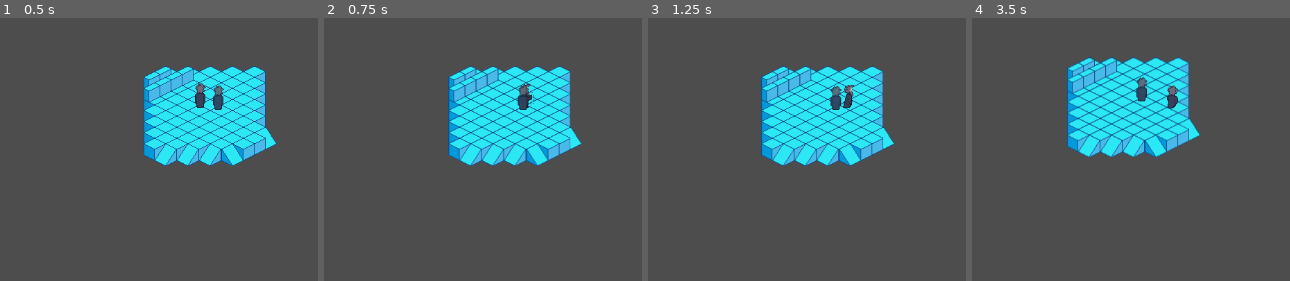
Above: before the commit, frames 1-4 (left to right).
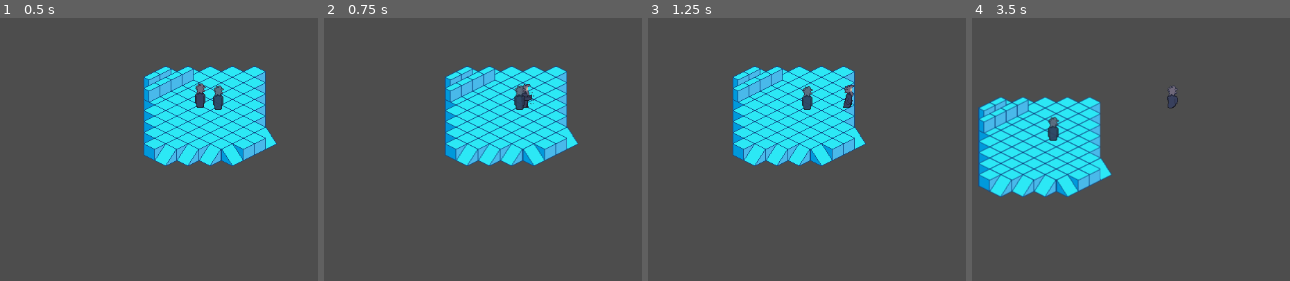
Above: after the commit, the same moments.

Repository: seanj29/LostEchoes
Game: Godot game, scene res://Scenes/Main.tscn
Same seed, same stepped clock (60 frames per second), same inputs: the game is played once before the commit and once after it.
Inputs:
- Up to frame 1 (0.5 s): no input
- Up to frame 2 (0.75 s): tap Enter at 0.5 s; hold Right (Right) from 0.53 s (still down); tap Space (Attack) at 0.6 s
- Up to frame 3 (1.25 s): keep holding Right (Right)
- Up to frame 4 (3.5 s): release Right (Right) at 1.28 s; hold Down (Down) 1.28-2.03 s; tap Space (Attack) at 1.35, 2.1, 2.85 s; hold Right (Right) 2.03-2.78 s; hold Up (Up) from 2.78 s (still down)

Frame 1 is identical in both runs. In frame 2, 7.4% of the frame differs, in the area x 38-82%, y 18-57%; in frame 3, 13%; in frame 4, 24%, in the area x 1-72%, y 14-69%.

Commit message:
god I love refactoring

Diff:
--- a/Scenes/PlayerCharacter.tscn
+++ b/Scenes/PlayerCharacter.tscn
@@ -16,7 +16,7 @@
 
 [node name="Sprite" type="AnimatedSprite2D" parent="."]
 sprite_frames = ExtResource("3_u33lu")
-animation = &"Attack_NE"
+animation = &"Idle_S"
 
 [node name="CollisionShape2D" type="CollisionShape2D" parent="."]
 position = Vector2(0, 18.5)
--- a/Scripts/GhostScripts/ghost_movement.gd
+++ b/Scripts/GhostScripts/ghost_movement.gd
@@ -91,5 +91,10 @@
 	return calc_direction_vector(ActionsState)
 
 
-func attack_state() -> void:
-	is_attacking = calc_attack_state(ActionsState)
+func attack_state() -> bool:
+	var attack_state_var = calc_attack_state(ActionsState)
+	if attack_state_var:
+		attack_pressed.emit()
+		return true
+	else:
+		return false
--- a/Scripts/PlayerScripts/player_movement.gd
+++ b/Scripts/PlayerScripts/player_movement.gd
@@ -58,9 +58,9 @@
 	return Input.get_vector("Left", "Right", "Up", "Down")
 
 
-func attack_state() -> void:
-
+func attack_state() -> bool:
 	if Input.is_action_just_pressed("Attack"):
-		is_attacking = true
+		attack_pressed.emit()
+		return true
 	else:
-		is_attacking = false
+		return false
--- a/Scripts/Utils/FSM/States/anim_state.gd
+++ b/Scripts/Utils/FSM/States/anim_state.gd
@@ -5,20 +5,46 @@
 @onready var sprite: AnimatedSprite2D = parent.sprite
 @onready var actor: PawnMovement = parent.actor
 @onready var facing: Type.Direction = actor.current_direction
-var animation_over
+@onready var anim_name = name.trim_suffix("AnimState")
+
 var is_attacking: bool
 
+
 func Enter():
+
 	if not actor.direction_changed.is_connected(change_direction):
 		actor.direction_changed.connect(change_direction)
 	play_anim()
 
+
 func Physics_update(_delta):
 	is_attacking = actor.is_attacking
 
+
 ## Plays the relevant animation based on the current direction of the Sprite
 func play_anim():
-	pass
+
+	match facing:
+
+		Type.Direction.N:
+			sprite.play("%s_N" % anim_name)
+		Type.Direction.NE:
+			sprite.play("%s_NE" % anim_name)
+		Type.Direction.E:
+			sprite.play("%s_E" % anim_name)
+		Type.Direction.SE:
+			sprite.play("%s_SE" % anim_name)
+		Type.Direction.W:
+			sprite.play("%s_W" % anim_name)
+		Type.Direction.NW:
+			sprite.play("%s_NW" % anim_name)
+		Type.Direction.S:
+			sprite.play("%s_S" % anim_name)
+		Type.Direction.SW:
+			sprite.play("%s_SW" % anim_name)
+		_:
+			print("How??")
+
 
 func change_direction(dir: Type.Direction):
 	facing = dir
--- a/Scripts/Utils/FSM/States/attack_anim_state.gd
+++ b/Scripts/Utils/FSM/States/attack_anim_state.gd
@@ -1,5 +1,6 @@
 class_name AttackAnimState
 extends AnimState
+
 
 func Enter():
 	super()
@@ -10,39 +11,17 @@
 		if sprite.animation_finished.is_connected(change):
 			sprite.animation_finished.disconnect(change)
 
+	actor.SPEED = 100
+
 
 func Physics_update(_delta):
 	super(_delta)
 	play_anim()
-	actor.SPEED = 25
 
-
-
-func play_anim():
-
-	match facing:
-
-		Type.Direction.N:
-			sprite.play("Attack_N")
-		Type.Direction.NE:
-			sprite.play("Attack_NE")
-		Type.Direction.E:
-			sprite.play("Attack_E")
-		Type.Direction.SE:
-			sprite.play("Attack_SE")
-		Type.Direction.W:
-			sprite.play("Attack_W")
-		Type.Direction.NW:
-			sprite.play("Attack_NW")
-		Type.Direction.S:
-			sprite.play("Attack_S")
-		Type.Direction.SW:
-			sprite.play("Attack_SW")
-		_:
-			print("How??")
 
 func Exit():
 	actor.SPEED = 250
 
+
 func change():
 	transitioned.emit("IdleAnimState")
--- a/Scripts/Utils/FSM/States/idle_anim_state.gd
+++ b/Scripts/Utils/FSM/States/idle_anim_state.gd
@@ -11,27 +11,3 @@
 
 	if is_attacking:
 		transitioned.emit("AttackAnimState")
-
-
-func play_anim():
-
-	match facing:
-
-		Type.Direction.N:
-			sprite.play("Idle_N")
-		Type.Direction.NE:
-			sprite.play("Idle_NE")
-		Type.Direction.E:
-			sprite.play("Idle_E")
-		Type.Direction.SE:
-			sprite.play("Idle_SE")
-		Type.Direction.W:
-			sprite.play("Idle_W")
-		Type.Direction.NW:
-			sprite.play("Idle_NW")
-		Type.Direction.S:
-			sprite.play("Idle_S")
-		Type.Direction.SW:
-			sprite.play("Idle_SW")
-		_:
-			print("How??")
--- a/Scripts/Utils/FSM/States/walk_anim_state.gd
+++ b/Scripts/Utils/FSM/States/walk_anim_state.gd
@@ -11,27 +11,3 @@
 
 	if is_attacking:
 		transitioned.emit("AttackAnimState")
-
-
-func play_anim():
-
-	match facing:
-
-		Type.Direction.N:
-			sprite.play("Walk_N")
-		Type.Direction.NE:
-			sprite.play("Walk_NE")
-		Type.Direction.E:
-			sprite.play("Walk_E")
-		Type.Direction.SE:
-			sprite.play("Walk_SE")
-		Type.Direction.W:
-			sprite.play("Walk_W")
-		Type.Direction.NW:
-			sprite.play("Walk_NW")
-		Type.Direction.S:
-			sprite.play("Walk_S")
-		Type.Direction.SW:
-			sprite.play("Walk_SW")
-		_:
-			print("How??")
--- a/Scripts/Utils/pawn_movement.gd
+++ b/Scripts/Utils/pawn_movement.gd
@@ -26,8 +26,7 @@
 var ReplayDict: Dictionary
 
 func _physics_process(_delta):
-
-	attack_state()
+	is_attacking = attack_state()
 	var direction := direction_state()
 	if direction:
 		velocity = direction * SPEED
@@ -69,5 +68,5 @@
 
 
 ## Ovverridable fuction to change the [member is_attacking] variable of the pawn class.
-func attack_state():
-	pass
+func attack_state() -> bool:
+	return false
